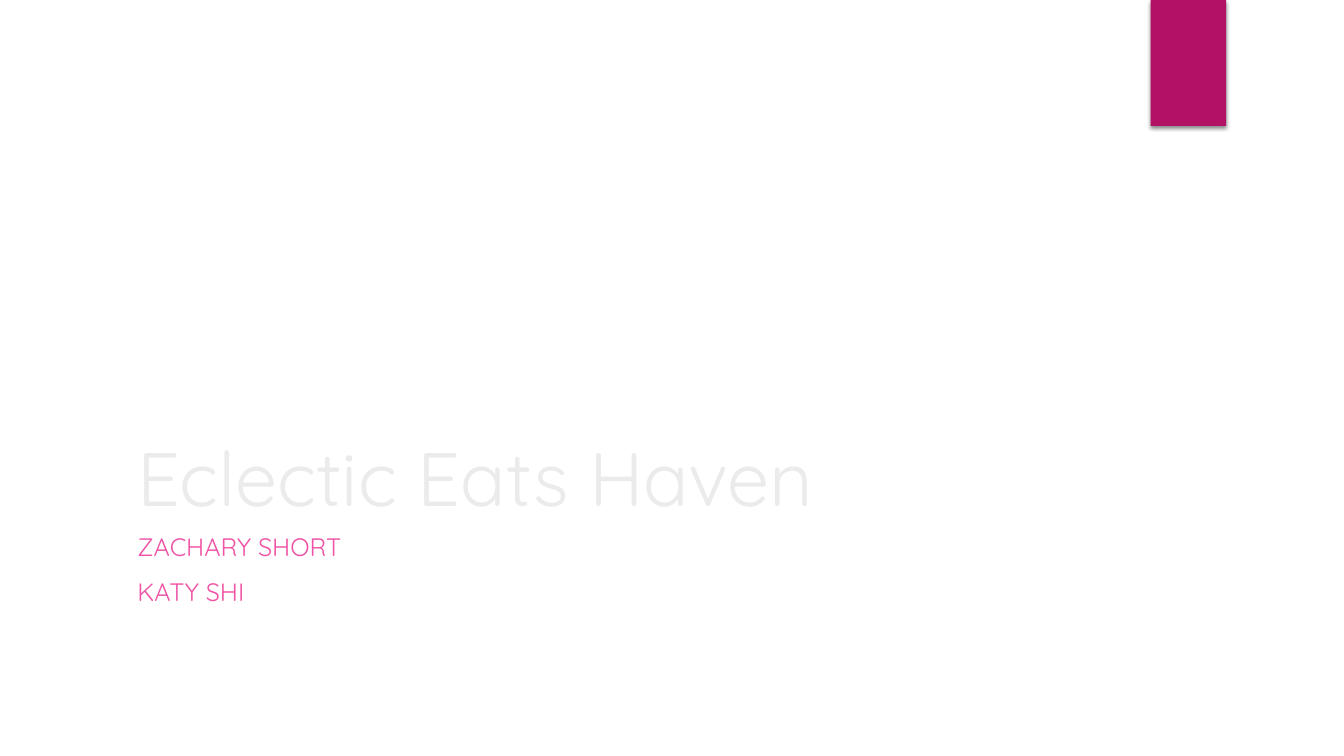
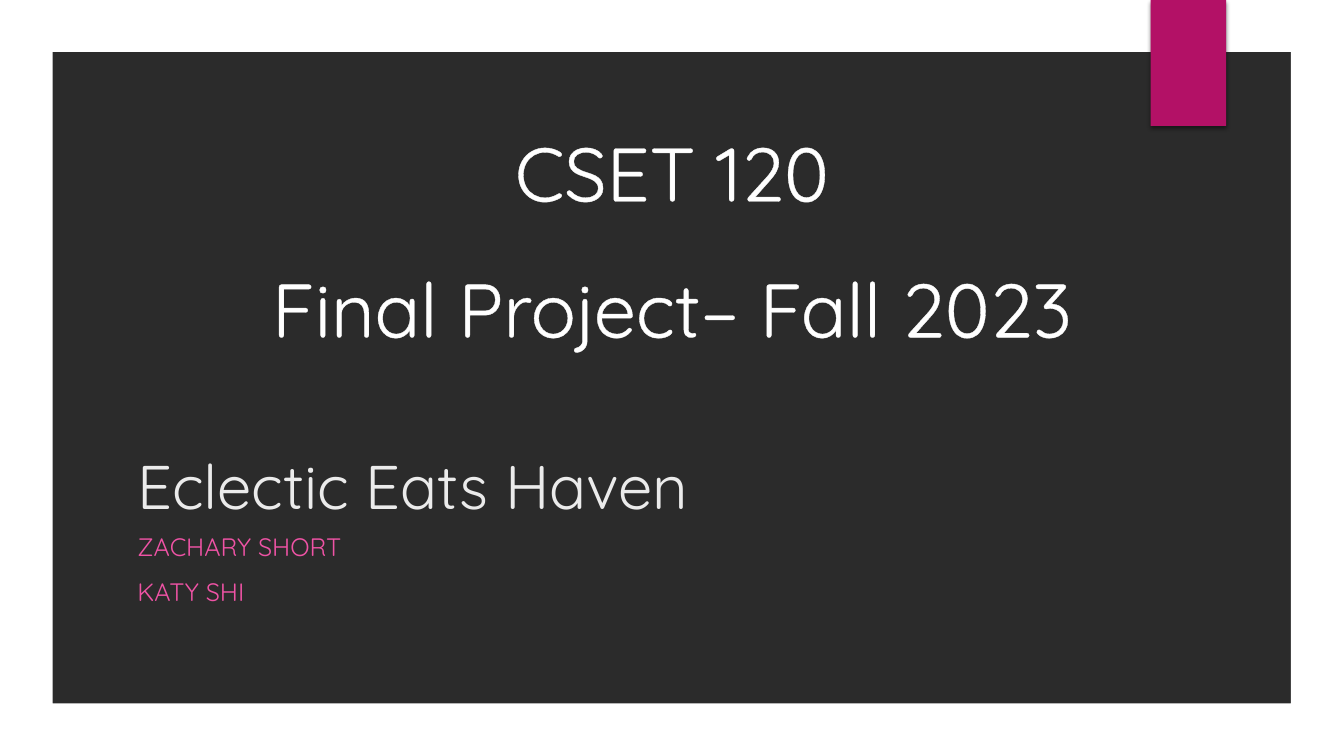
Before and after one commit to old-account-dont-use/CSET-120-FinalProject, a slide deck: slide 1 of docs/Presentation.pptx. Drawn at 1344x756 pixels with LibreOffice and Linux fonts; fonts in the diff are those of the drawing; background and template pictures are left out; a plain dark background stands for a picture behind light text. Boxes give left, top, right and bottom in pixels: in the first picture for what was removed or moved away, otherwise in the second. Text is boxed around its words. In the diff, an @@ line names an element or a change of style, - is before the commit and + after.

```diff
--- a/docs/Presentation.pptx
+++ b/docs/Presentation.pptx
@@ freeform shape added at [0,0,1344,756], fill #FFFFFF @@
@@ text added at [272,147,1072,353], 54 pt, text #FFFFFF @@
+CSET 120
+Final Project– Fall 2023
@@ title "Eclectic Eats Haven": place and size @@
-title "Eclectic Eats Haven" at [127,232,1100,527]
+title "Eclectic Eats Haven" at [137,463,689,510]
@@ title "Eclectic Eats Haven" at [137,463,689,510]: size 54 to 44 pt @@
```
Also in this commit, not shown: 21 slides added, 5 other files.
